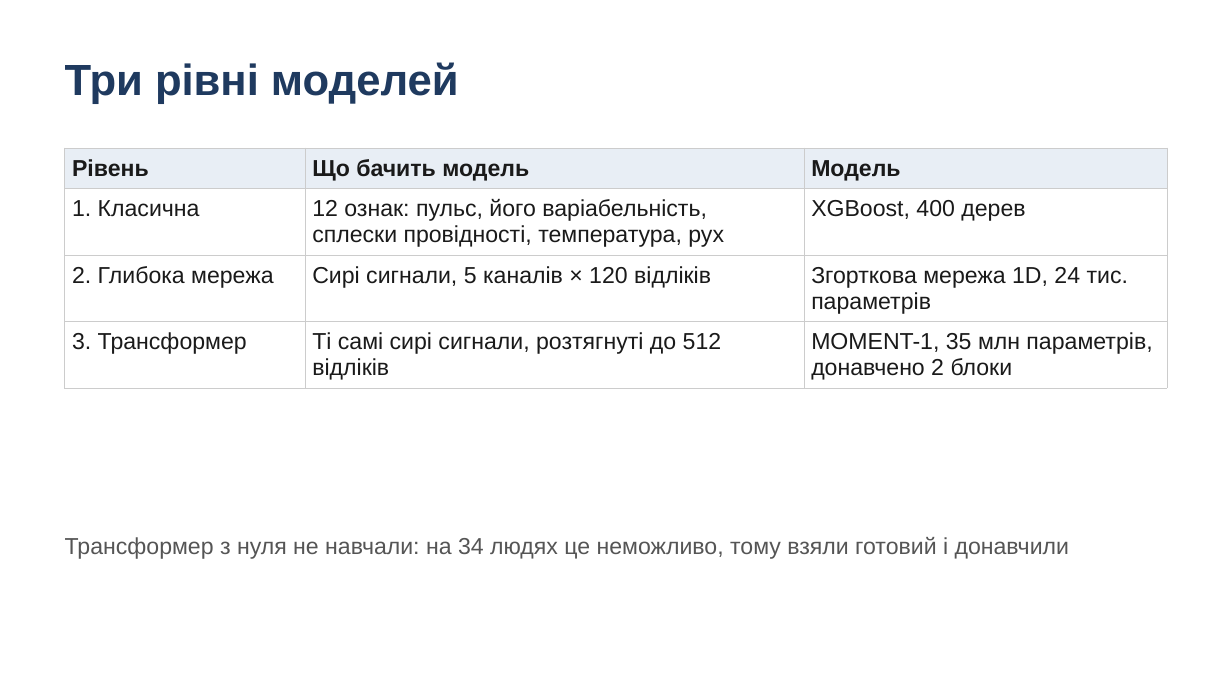
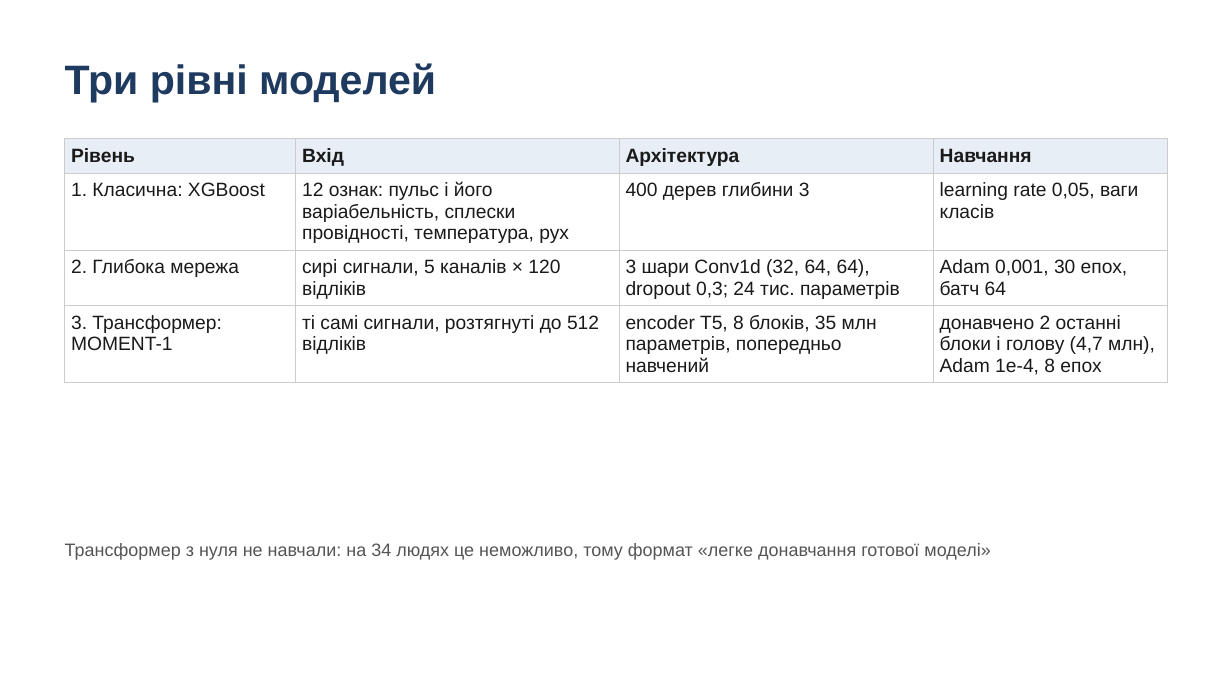
Before and after one commit to lukovskiy541/wearable-stress-exercise, a slide deck: slide 5 of presentation.pptx (slide 6 before the commit). Drawn at 1232x693 pixels with LibreOffice and Linux fonts; fonts in the diff are those of the drawing. Boxes give left, top, right and bottom in pixels: in the first picture for what was removed or moved away, otherwise in the second. Text is boxed around its words. In the diff, an @@ line names an element or a change of style, - is before the commit and + after.

Commit message:
Align presentation with lab guidelines

```diff
--- a/presentation.pptx
+++ b/presentation.pptx
@@ text "Три рівні моделей" at bbox=[65, 63, 436, 103]: size 34 to 32 pt @@
@@ table at bbox=[65, 139, 1167, 379] @@
-column 1: Рівень | 1. Класична | 2. Глибока мережа | 3. Трансформер
-column 2: Що бачить модель | 12 ознак: пульс, його варіабельність, сплески провідності, температура, рух | Сирі сигнали, 5 каналів × 120 відліків | Ті самі сирі сигнали, розтягнуті до 512 відліків
-column 3: Модель | XGBoost, 400 дерев | Згорткова мережа 1D, 24 тис. параметрів | MOMENT-1, 35 млн параметрів, донавчено 2 блоки
+column 1: Рівень | 1. Класична: XGBoost | 2. Глибока мережа | 3. Трансформер: MOMENT-1
+column 2: Вхід | 12 ознак: пульс і його варіабельність, сплески провідності, температура, рух | сирі сигнали, 5 каналів × 120 відліків | ті самі сигнали, розтягнуті до 512 відліків
+column 3: Архітектура | 400 дерев глибини 3 | 3 шари Conv1d (32, 64, 64), dropout 0,3; 24 тис. параметрів | encoder T5, 8 блоків, 35 млн параметрів, попередньо навчений
+column 4: Навчання | learning rate 0,05, ваги класів | Adam 0,001, 30 епох, батч 64 | донавчено 2 останні блоки і голову (4,7 млн), Adam 1e-4, 8 епох
@@ table: place and size @@
-table at bbox=[65, 148, 1167, 384]
+table at bbox=[65, 139, 1167, 379]
@@ text at bbox=[65, 543, 990, 560]: text changed; size 18 to 14 pt @@
-Трансформер з нуля не навчали: на 34 людях це неможливо, тому взяли готовий і донавчили
+Трансформер з нуля не навчали: на 34 людях це неможливо, тому формат «легке донавчання готової моделі»
```
Also in this commit, not shown: 5 other slides changed, 3 slides added, 4 slides removed, 2 other files.
